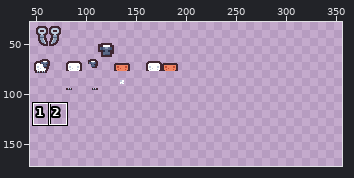
Pixel-art file, stored at Asset/sheep.aseprite. The first picture is a wide view before the edit; the outline marks the close-up.
Close-up. First the earlier version:
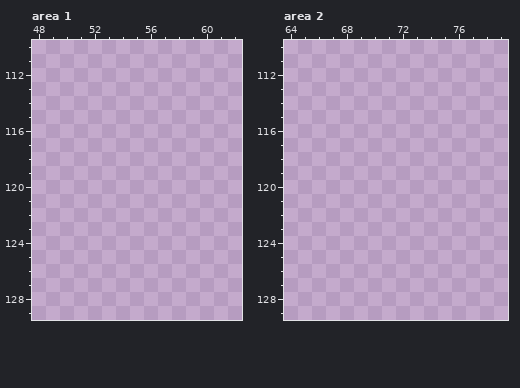
800x800 pixels, 1 frame. Colours within 5 levels of each other are drawn and written as one. Shown: area 1: x 48..62, y 110..129; area 2: x 64..79, y 110..129. The wide view leaves out empty margins. The commit also changed other parts of the picture, which this record leaves out.
The same view after the edit:
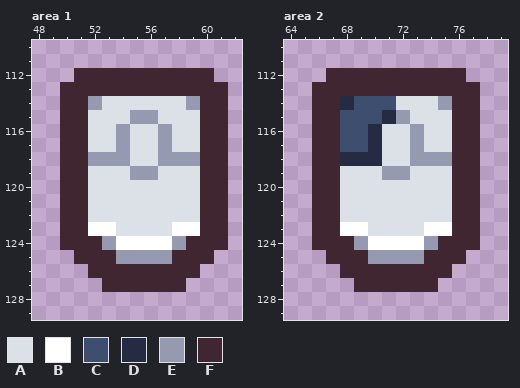
Palette (. is transparent): A #dce1e7  B #ffffff  C #3e4e6e  D #262b44  E #959ab1  F #3f2631
Difference:
Area 1:
y 112: x 51..60 .......... -> FFFFFFFFFF
y 113: x 50..61 ............ -> FFFFFFFFFFFF
y 114: x 50..61 ............ -> FFEAAAAAAEFF
y 115: x 50..61 ............ -> FFAAAEEAAAFF
y 116..117: x 50..61 ............ -> FFAAEAAEAAFF
y 118: x 50..61 ............ -> FFEEEAAEEEFF
y 119: x 50..61 ............ -> FFAAAEEAAAFF
y 120..122: x 50..61 ............ -> FFAAAAAAAAFF
y 123: x 50..61 ............ -> FFBBAAAABBFF
y 124: x 50..61 ............ -> FFFEBBBBEFFF
y 125: x 51..60 .......... -> FFFEEEEFFF
y 126: x 52..59 ........ -> FFFFFFFF
y 127: x 53..58 ...... -> FFFFFF
Area 2:
y 112: x 67..76 .......... -> FFFFFFFFFF
y 113: x 66..77 ............ -> FFFFFFFFFFFF
y 114: x 66..77 ............ -> FFDCCCAAAEFF
y 115: x 66..77 ............ -> FFCCCDEAAAFF
y 116..117: x 66..77 ............ -> FFCCDAAEAAFF
y 118: x 66..77 ............ -> FFDDDAAEEEFF
y 119: x 66..77 ............ -> FFAAAEEAAAFF
y 120..122: x 66..77 ............ -> FFAAAAAAAAFF
y 123: x 66..77 ............ -> FFBBAAAABBFF
y 124: x 66..77 ............ -> FFFEBBBBEFFF
y 125: x 67..76 .......... -> FFFEEEEFFF
y 126: x 68..75 ........ -> FFFFFFFF
y 127: x 69..74 ...... -> FFFFFF
Pixel boxes of the changes (left, top, right, bottom) in both close-ups:
added: (60, 68, 228, 292)
added: (312, 68, 480, 292)
